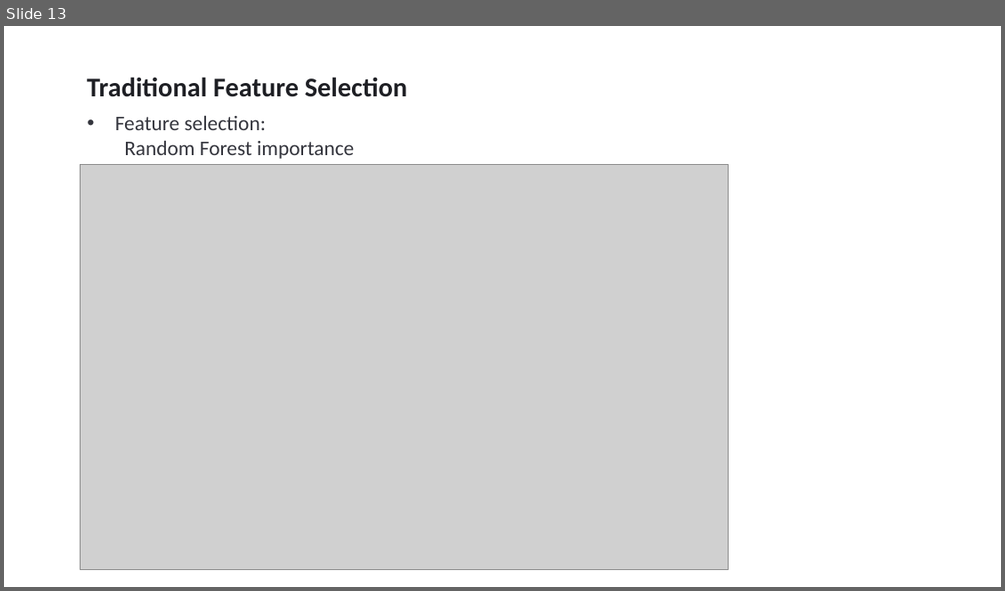
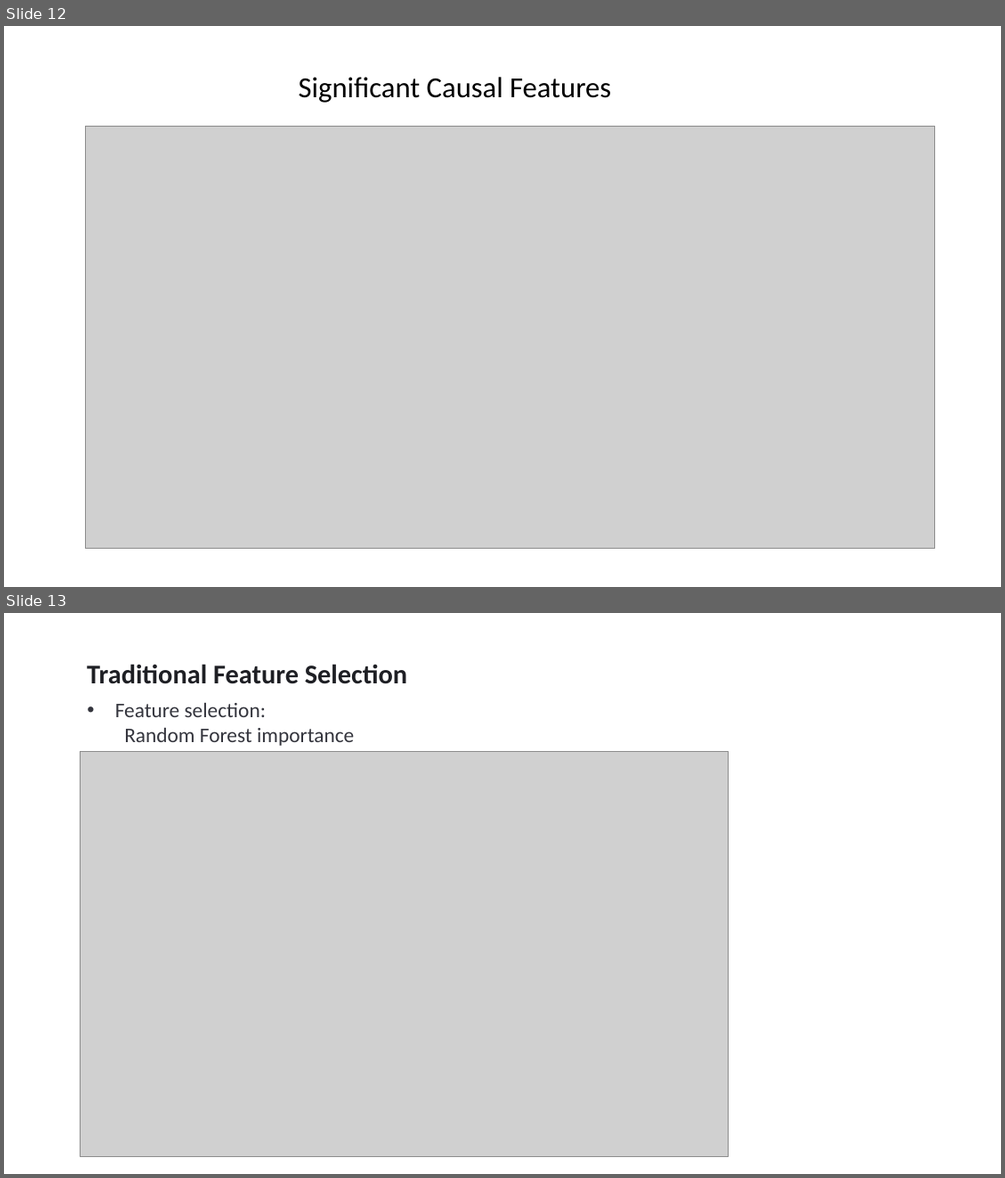
Before and after one commit to sjohny-uh/Causal_Inference_Project, a slide deck: Presentation/Causal_Inference_Presentation.pptx. Shown one above the other, each under a label of ours: slide 13 before the commit, slides 12 and 13 after it. The pictures are 1005x591 and 1005x1178 pixels, drawn with LibreOffice and Linux fonts; fonts in the diff are those of the drawing; grey boxes stand for pictures. Boxes give left, top, right and bottom in pixels: in the first picture for what was removed or moved away, otherwise in the second. Text is boxed around its words. In the diff, an @@ line names an element or a change of style, - is before the commit and + after.

```diff
--- a/Presentation/Causal_Inference_Presentation.pptx
+++ b/Presentation/Causal_Inference_Presentation.pptx
@@ slide 12 added at <box>4,26,1001,587</box>, background #FFFFFF @@
@@ text added at <box>299,77,611,103</box>, 28 pt, text #000000 @@
+Significant Causal Features
@@ picture added at <box>86,126,935,548</box> @@
```
Also in this commit, not shown: 2 slides changed.
